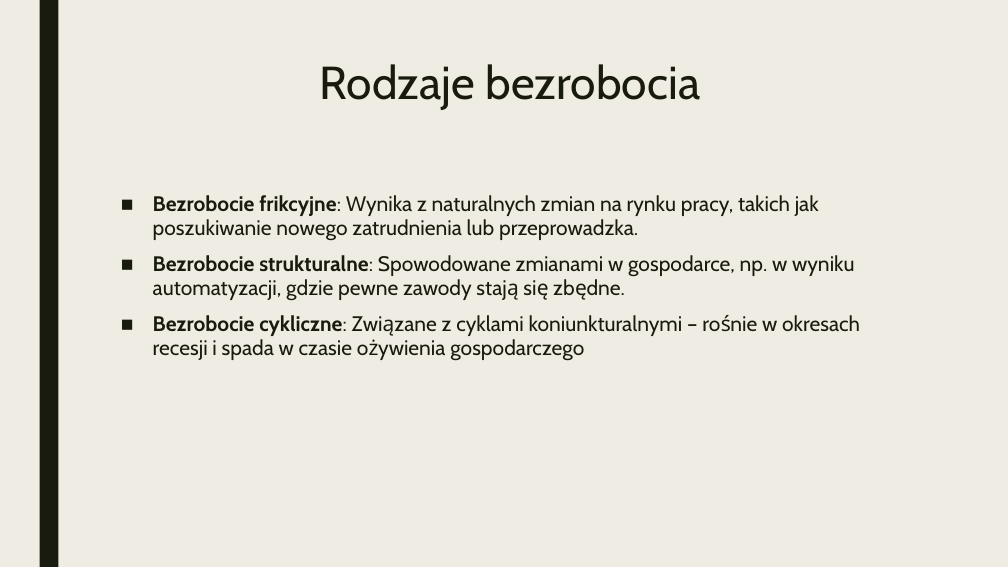
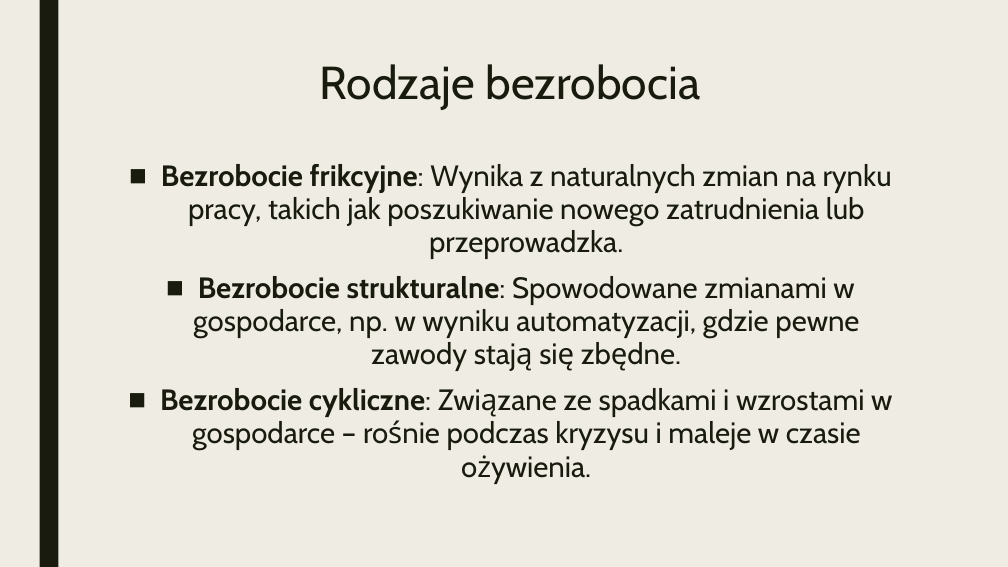
Before and after one commit to mareksigmund/trash, a slide deck: slide 9 of Sytuacja na rynku pracy w Polsce i stan.pptx. Drawn at 1008x567 pixels with LibreOffice and Linux fonts; fonts in the diff are those of the drawing. Boxes give left, top, right and bottom in pixels: in the first picture for what was removed or moved away, otherwise in the second. Text is boxed around its words. In the diff, an @@ line names an element or a change of style, - is before the commit and + after.

```diff
--- a/Sytuacja na rynku pracy w Polsce i stan.pptx
+++ b/Sytuacja na rynku pracy w Polsce i stan.pptx
@@ text "Bezrobocie frikcyjne: Wynika z naturalnych ...": place and size @@
-text "Bezrobocie frikcyjne: Wynika z naturalnych ..." at [153,195,860,361]
+text "Bezrobocie frikcyjne: Wynika z naturalnych ..." at [160,164,892,451]
@@ text at [161,164,892,371]: size 20 to 28 pt in "Bezrobocie frikcyjne: Wynika z naturalnych zmian na ...", "Bezrobocie strukturalne: Spowodowane zmianami w gospodarce,  ..."; alignment left to centre @@
@@ text at [160,388,892,451]: text changed; size 20 to 28 pt @@
-■ Bezrobocie cykliczne: Związane z cyklami koniunkturalnymi – rośnie w okresach recesji i spada w czasie ożywienia gospodarczego
+■ Bezrobocie cykliczne: Związane ze spadkami i wzrostami w gospodarce – rośnie podczas kryzysu i maleje w czasie ożywienia.
```
Also in this commit, not shown: 16 other slides changed, 4 slides added, 2 slides removed.
